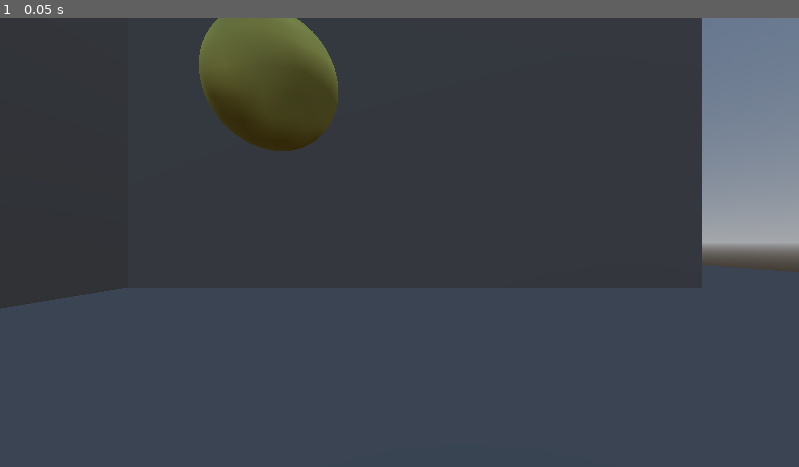
Above: before the commit, frame 1.
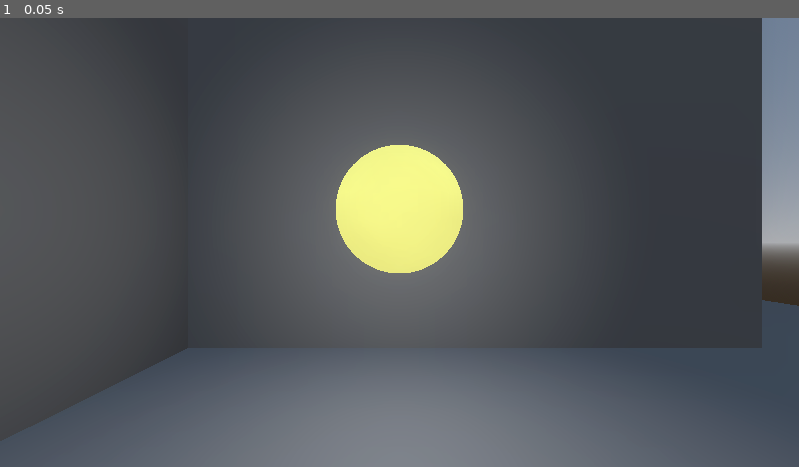
Above: after the commit, the same moment.

Repository: Stormn13/godot-camera-fx-showcase
Game: Godot game, scene res://scenes/node_3d.tscn
Two runs of this game, one before a commit and one after it. Both use one fixed random seed, a clock stepped at 60 frames per second and the inputs below. The project has no main scene, so this scene is started directly.
Inputs:
- Up to frame 1 (0.05 s): no input

The runs differ from the first frame. In frame 1, 49% of the frame differs, in the area x 0-100%, y 0-100%.

Commit message:
spatial shader complete for the lamp

Diff:
--- a/scenes/node_3d.tscn
+++ b/scenes/node_3d.tscn
@@ -11,6 +11,8 @@
 [sub_resource type="Environment" id="Environment_rhi83"]
 background_mode = 2
 sky = SubResource("Sky_hrjg6")
+glow_enabled = true
+glow_bloom = 0.09
 
 [sub_resource type="BoxMesh" id="BoxMesh_ei8r0"]
 
@@ -45,4 +47,7 @@
 surface_material_override/0 = SubResource("ShaderMaterial_sfurp")
 
 [node name="Camera3D" type="Camera3D" parent="."]
-transform = Transform3D(1, 0, 0, 0, 1, 0, 0, 0, 1, 0, 0.745246, 2.34129)
+transform = Transform3D(1, 0, 0, 0, 1, 0, 0, 0, 1, -1, 1.74525, 2.34129)
+
+[node name="OmniLight3D" type="OmniLight3D" parent="."]
+transform = Transform3D(1, 0, 0, 0, 1, 0, 0, 0, 1, -1, 2, 0)
--- a/shaders/bulb.gdshader
+++ b/shaders/bulb.gdshader
@@ -6,7 +6,10 @@
 
 void fragment() {
 	// Called for every pixel the material is visible on.
-	ALBEDO = vec3(1, 1, 0.5);
+	ALBEDO = vec3(1, 1, 0.5); //color set
+	ALPHA = 0.8;
+	EMISSION = vec3(1, 1, 0.5);
+
 }
 
 //void light() {
